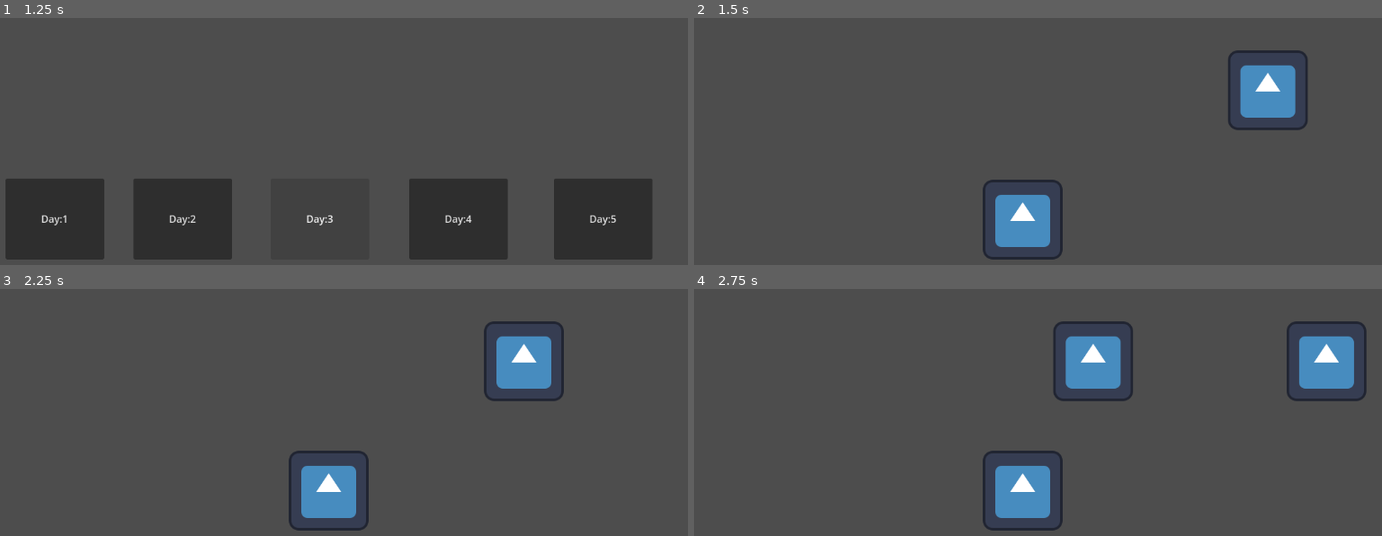
Above: before the commit, frames 1-4 (two rows, left to right).
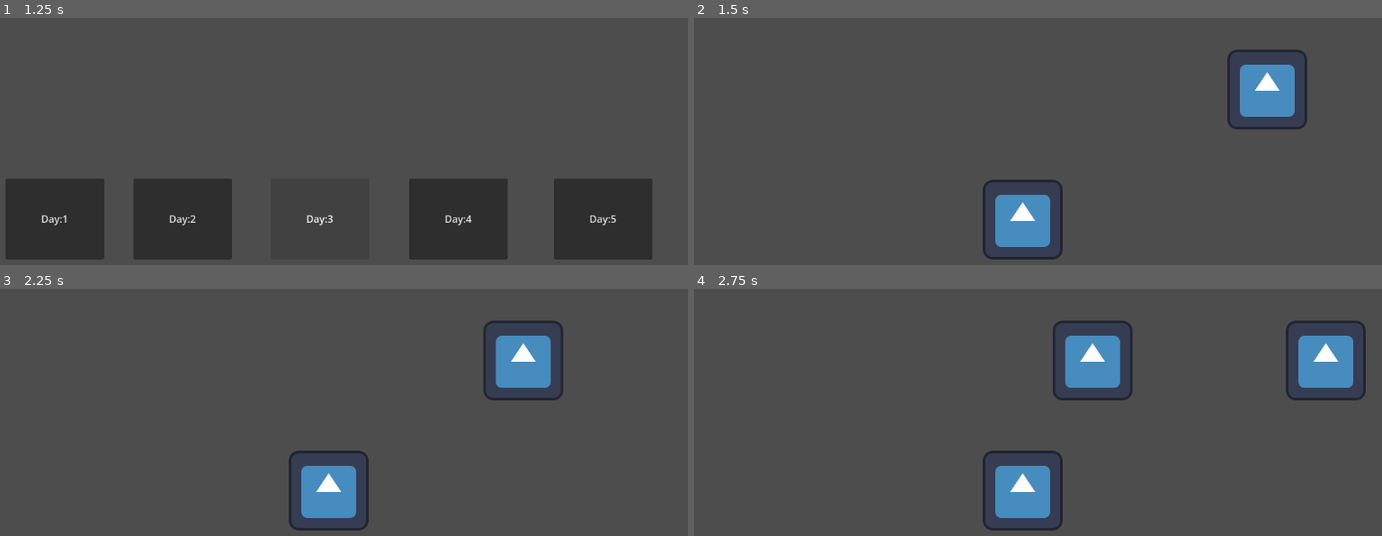
Above: after the commit, the same moments.

Repository: Dexter-Goater/Upside_Down_Game
Game: Godot game, scene res://Scenes/main_menu.tscn
Two runs of this game, one before a commit and one after it. Both use one fixed random seed, a clock stepped at 60 frames per second and the inputs below. The engine's default icon, where the game draws it, is replaced by a stand-in: a white triangle on a blue panel in a dark square.
Inputs:
- Up to frame 1 (1.25 s): click "Play" at 0.5 s
- Up to frame 2 (1.5 s): click "Day:1" at 1.25 s
- Up to frame 3 (2.25 s): tap Enter at 2 s; hold D (right) from 2.03 s (still down)
- Up to frame 4 (2.75 s): keep holding D (right)

Frame 1 is identical in both runs. In frame 2, 0.3% of the frame differs, in the area x 77-90%, y 12-46%; in frame 3, 0.4%; in frame 4, 0.7%, in the area x 52-98%, y 12-46%.

Commit message:
Added art folder

Diff:
--- a/Scenes/Scene.tscn
+++ b/Scenes/Scene.tscn
@@ -17,6 +17,7 @@
 [node name="Player" type="CharacterBody2D" parent="."]
 script = ExtResource("1_woobo")
 
+[node name="Player_collision" type="CollisionShape2D" parent="Player"]
 position = Vector2(-1, -1)
 shape = SubResource("RectangleShape2D_vgra2")
 
